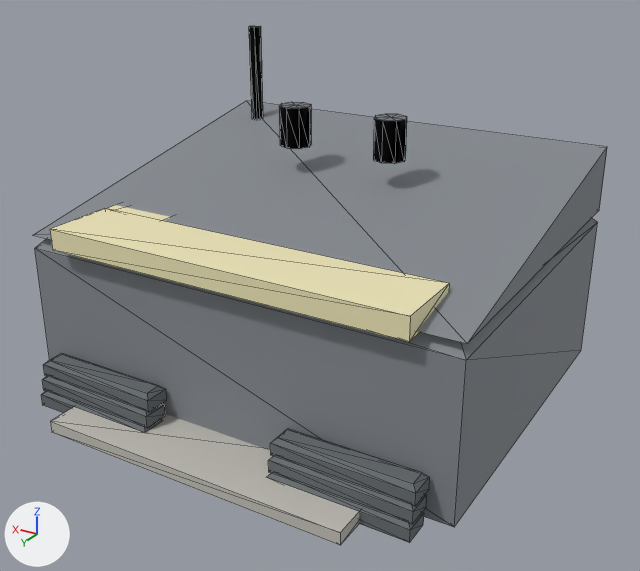
Before and after pictures for a commit that changed the glTF model assets/models/barracks.glb.
Before and after are seen from a 50 mm camera at (-5.74, 9.46, 6.13) aimed at (-0.25, 0.31, 1.55). The axes (+X, +Y, +Z) are drawn at lower left. The lights are the same throughout. The older version comes first. Mesh edges are drawn as thin lines. Vertices at exactly the same position are counted once.

Objects in the first picture: 'Body'.
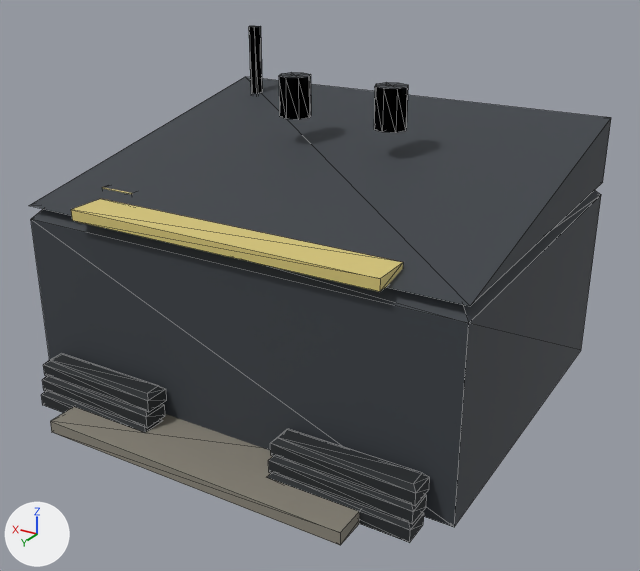
Where the change shows, as pixel boxes (x1, y1, x2, y2) in the pictures (640 x 571 px; the box of a moved part takes in the faces that stretch with it):
'Body', recoloured, reshaped (grey to black): before (34, 26, 607, 545); after (29, 26, 611, 545)
part 1 of me_body, moved or reshaped: before (34, 101, 607, 344); after (29, 77, 611, 306)
part 2 of me_body, moved or reshaped: before (373, 113, 407, 164); after (374, 82, 408, 133)
part 3 of me_body, moved or reshaped: before (279, 102, 311, 149); after (279, 72, 311, 120)
part 4 of me_body, moved or reshaped: before (50, 208, 449, 342); after (71, 199, 403, 292)
part 5 of me_body, moved or reshaped (mostly hidden afterwards): before (107, 205, 170, 221); after (103, 187, 133, 194)
part 6 of me_body, moved or reshaped: before (35, 218, 598, 527); after (31, 190, 601, 527)

Patch to the scene script:
```diff
--- a/assets/models/barracks.glb.py
+++ b/assets/models/barracks.glb.py
@@ mat_hull @@
 mat_hull = principled_material('Hull')
-mat_hull.base_color = (0.227, 0.247, 0.271)  # grey #83888e
+mat_hull.base_color = (0.0421, 0.0497, 0.0597)  # dark grey #3a3f45
 mat_hull.roughness = 0.75
@@ mat_dark @@
 mat_dark = principled_material('Dark')
-mat_dark.base_color = (0.133, 0.149, 0.161)  # grey #666c70
+mat_dark.base_color = (0.0159, 0.0194, 0.0222)  # black #222629
 mat_dark.roughness = 0.85
@@ mat_concrete @@
 mat_concrete = principled_material('Concrete')
-mat_concrete.base_color = (0.541, 0.522, 0.475)  # light grey #c2bfb7
+mat_concrete.base_color = (0.254, 0.235, 0.192)  # grey #8a8579
 mat_concrete.roughness = 0.8
@@ mat_faction @@
 mat_faction = principled_material('Faction')
-mat_faction.base_color = (0.851, 0.784, 0.478)  # beige #eee5b8
+mat_faction.base_color = (0.694, 0.577, 0.194)  # yellow #d9c87a
 mat_faction.roughness = 0.6
@@ me_body @@
 me_body.from_pydata(...)  # 172 vertices, 284 faces; spans x -3.0..3.0, y -2.7..2.98, z 0.0..4.4
 # used by ob_body; location = (0.0, 0.0, 0.0)
 # before: 0 (-2.82, -2.52, 2.2), 1 (2.82, -2.52, 2.2), 2 (2.82, 1.92, 2.2), 3 (-2.82, 1.92, 2.2), 8 (-3.0, 2.1, 2.02) at pixel (466, 360)
 # before: 9 (3.0, 2.1, 2.02) at pixel (34, 248), 10 (3.0, -2.7, 2.02), 11 (-3.0, -2.7, 2.02) at pixel (597, 222)
+# me_body part 1: the loose piece of 6 vertices spanning x -3.0..3.0, y -2.7..2.1, z 2.2..3.1 is moved by (0.0, 0.0, 0.4)
+# me_body part 2: the loose piece of 18 vertices spanning x -0.94..-0.5, y -0.88..-0.44, z 3.09..3.63 is moved by (0.0, 0.0, 0.4)
+# me_body part 3: the loose piece of 18 vertices spanning x 0.5..0.94, y -0.88..-0.44, z 3.09..3.63 is moved by (0.0, 0.0, 0.4)
+# me_body part 4: the loose piece of 8 vertices spanning x -2.46..2.46, y 1.32..2.28, z 2.16..2.44 is scaled about its middle by (0.854, 0.531, 0.5), then moved by (0.0, 0.18, 0.37)
+# me_body part 5: the loose piece of 8 vertices spanning x 1.56..2.52, y -2.46..1.86, z 2.17..2.4 is scaled about its middle by (0.531, 0.694, 0.625), then moved by (0.12, 0.18, 0.39)
+# me_body part 6
+for i in [*range(0, 4), *range(8, 12)]: me_body.vertices[i].co += Vector((0.0, 0.0, 0.4))
 me_body.materials.append(mat_hull)
```
